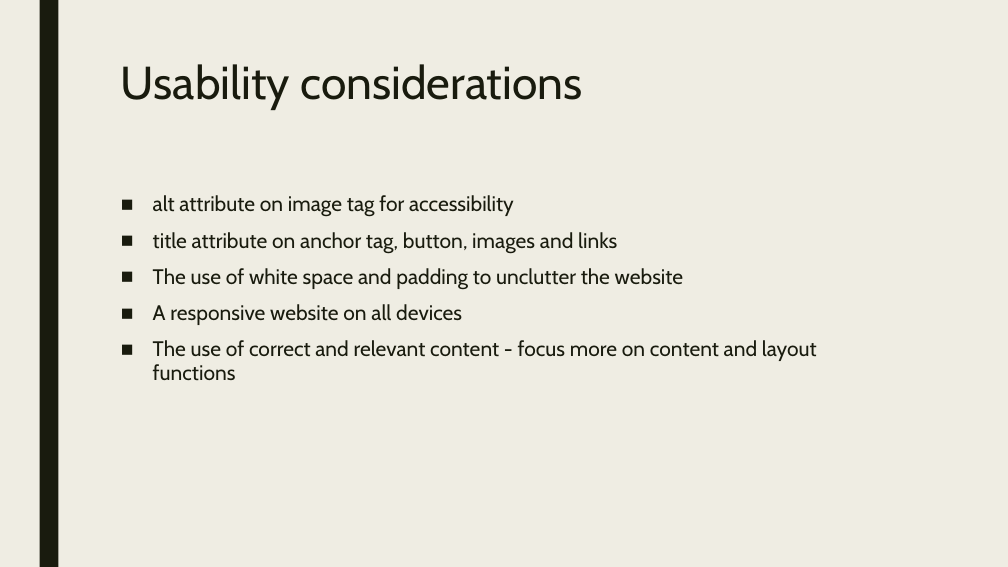
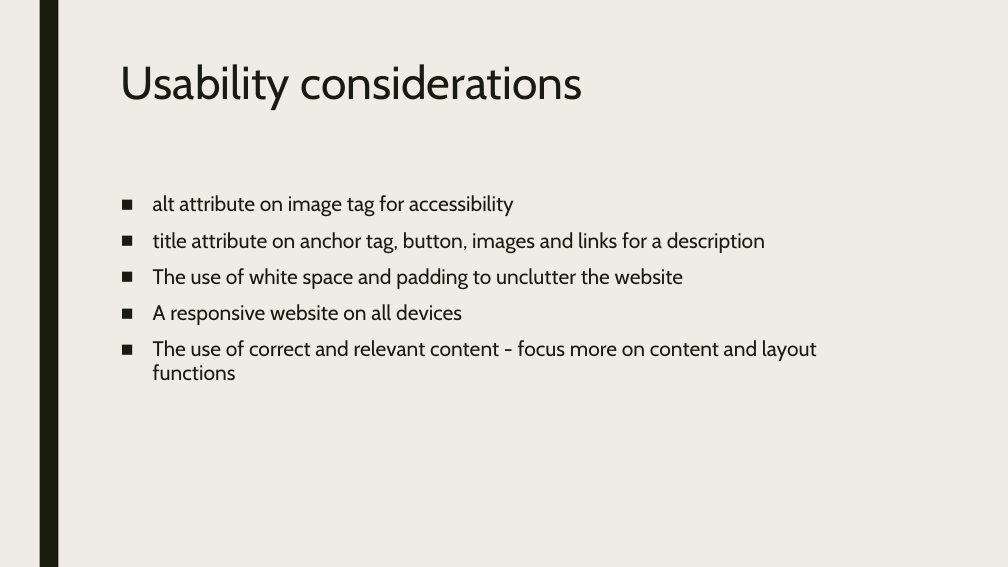
Before and after one commit to adam22gary/adam22gary.github.io, a slide deck: slide 3 of ppt/presentation.pptx. Drawn at 1008x567 pixels with LibreOffice and Linux fonts; fonts in the diff are those of the drawing. Boxes give left, top, right and bottom in pixels: in the first picture for what was removed or moved away, otherwise in the second. Text is boxed around its words. In the diff, an @@ line names an element or a change of style, - is before the commit and + after.

Commit message:
edited presentation and read me file

```diff
--- a/ppt/presentation.pptx
+++ b/ppt/presentation.pptx
@@ text at [153,232,765,254]: text changed @@
-■ title attribute on anchor tag, button, images and links
+■ title attribute on anchor tag, button, images and links for a description
```
Also in this commit, not shown: 1 other file.
